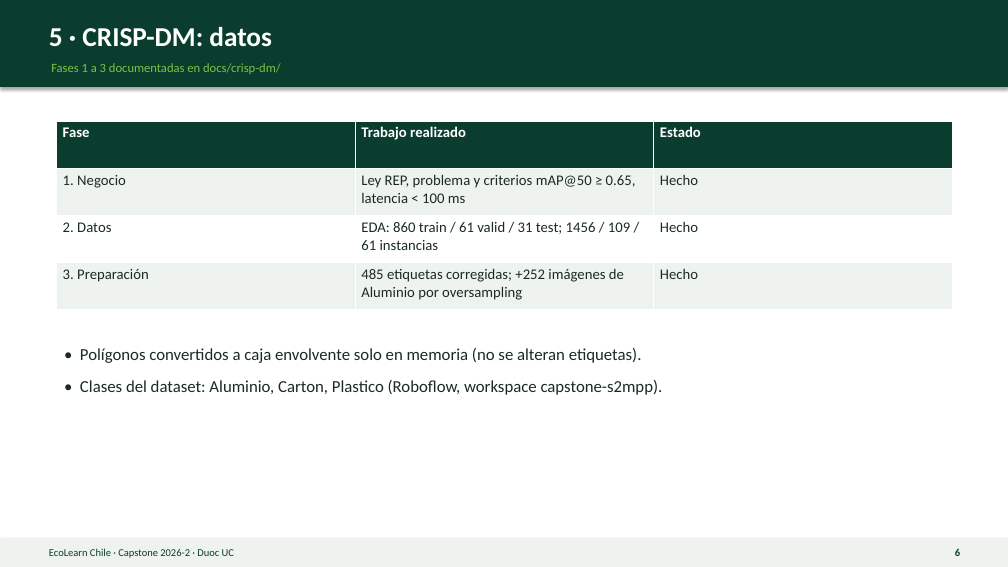
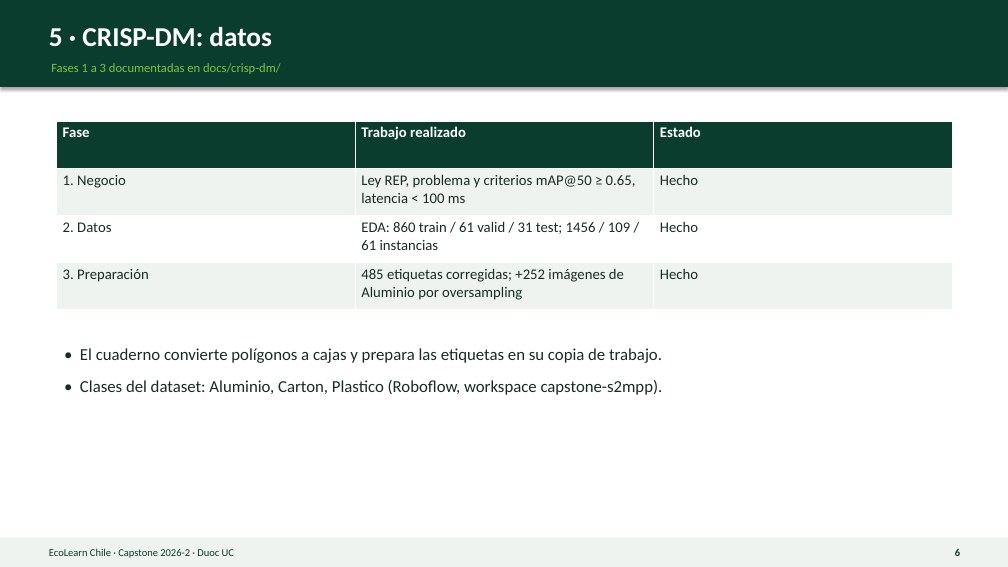
Before and after one commit to WiChanillao/Capstone_007, a slide deck: slide 6 of Fase 3/docs/presentacion/EcoLearn_Presentacion_Final_Fase3.pptx. Drawn at 1008x567 pixels with LibreOffice and Linux fonts; fonts in the diff are those of the drawing. Boxes give left, top, right and bottom in pixels: in the first picture for what was removed or moved away, otherwise in the second. Text is boxed around its words. In the diff, an @@ line names an element or a change of style, - is before the commit and + after.

```diff
--- a/Fase 3/docs/presentacion/EcoLearn_Presentacion_Final_Fase3.pptx
+++ b/Fase 3/docs/presentacion/EcoLearn_Presentacion_Final_Fase3.pptx
@@ text at [80, 348, 662, 363]: text changed @@
-• Polígonos convertidos a caja envolvente solo en memoria (no se alteran etiquetas).
+• El cuaderno convierte polígonos a cajas y prepara las etiquetas en su copia de trabajo.
```
Also in this commit, not shown: 6 other slides changed, 18 other files.
